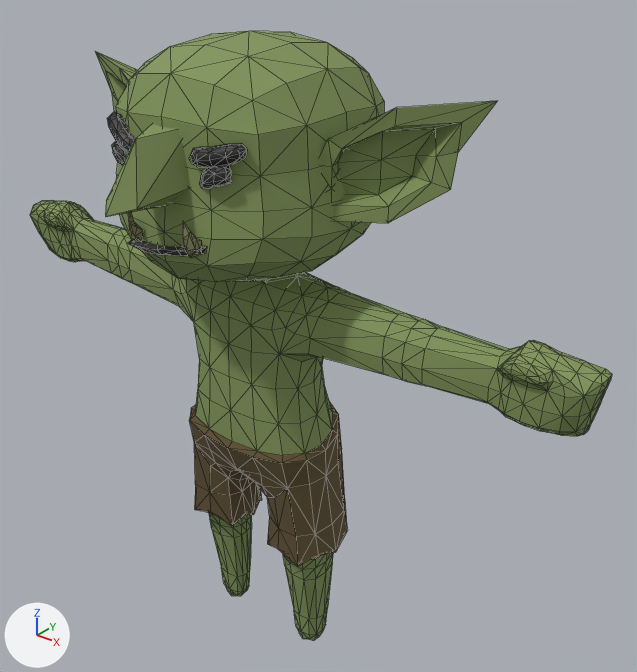
The glTF model art/models/goblins/variants/reefhook.glb, before and after one commit.
Before and after are seen from a 50 mm camera at (0.938, -1.011, 1.303) aimed at (0.086, 0.055, 0.642). Lighting does not change. The marker at lower left points along +X, +Y and +Z. The older version comes first. Mesh edges are drawn as thin lines. Where no turn or scale is listed for an object, it has been applied to the vertices. Vertices at exactly the same position are counted once.

The first picture shows 'Body'.
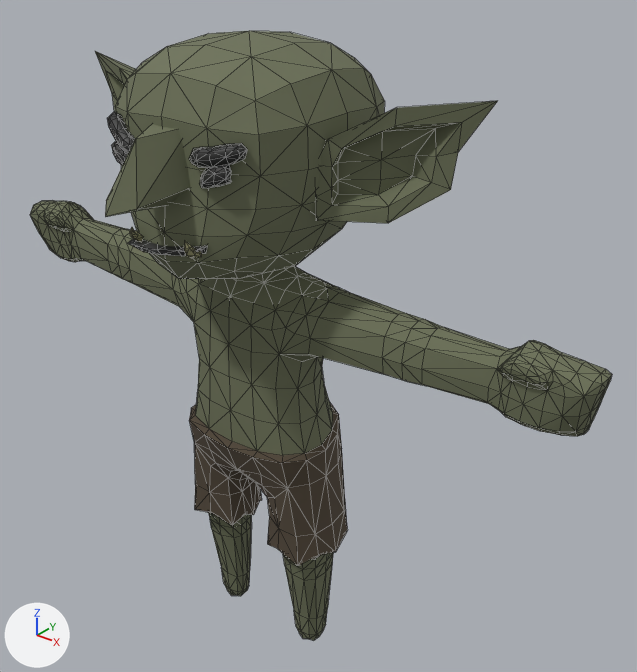
The newer file is also rescaled (x0.821) as a whole; pictures and numbers use the older file's frame.

What differs and where, as boxes (x1, y1, x2, y2) in the pictures (637 x 672 px; the box of a moved part takes in the faces that stretch with it):
'Body', recoloured, reshaped (green to greyish green)
    both: (30, 31, 612, 640)
part 1 of me_ashborn_goblin_body, moved or reshaped
    before: (183, 221, 202, 258)
    after: (184, 241, 202, 258)
part 2 of me_ashborn_goblin_body, moved or reshaped
    before: (129, 212, 143, 242)
    after: (130, 227, 143, 242)
part 3 of me_ashborn_goblin_body, moved or reshaped
    before: (116, 31, 384, 282)
    after: (116, 31, 385, 279)

The change, as a diff of the scene's bpy script:
```diff
--- a/art/models/goblins/variants/reefhook.glb.py
+++ b/art/models/goblins/variants/reefhook.glb.py
@@ mat_goblin_skin_reefhook @@
 mat_goblin_skin_reefhook = principled_material('goblin_skin_reefhook')
-mat_goblin_skin_reefhook.base_color = (0.223, 0.305, 0.105)  # green #82965b
+mat_goblin_skin_reefhook.base_color = (0.15, 0.165, 0.0953)  # greyish green #6c7157
 mat_goblin_skin_reefhook.roughness = 0.86
@@ me_ashborn_goblin_body @@
 me_ashborn_goblin_body.from_pydata(...)  # 1264 vertices, 2476 faces; spans x -0.605..0.605, y -0.303..0.184, z -0.007..1.132
 # used by ob_body; location = (0.0, 0.0, 0.007)
+# me_ashborn_goblin_body part 1: the loose piece of 13 vertices spanning x 0.05..0.071, y -0.21..-0.19, z 0.843..0.903 is scaled about its middle by (1, 1, 0.522), then moved by (0.0, 0.0, -0.014)
+# me_ashborn_goblin_body part 2: the loose piece of 13 vertices spanning x -0.071..-0.05, y -0.21..-0.19, z 0.843..0.896 is scaled about its middle by (1, 1, 0.525), then moved by (0.0, 0.0, -0.013)
+# me_ashborn_goblin_body part 3: 88 of 1264 vertices moved; they spanned x -0.201..0.201, y -0.19..0.177, z 0.777..1.121 and now span x -0.182..0.182, y -0.19..0.177, z 0.777..1.121; mean shift (0.0, 0.0, 0.0); largest move (-0.201, -0.013, 0.87) -> (-0.157, -0.013, 0.87)
 me_ashborn_goblin_body.materials.append(mat_goblin_skin_reefhook)
```
